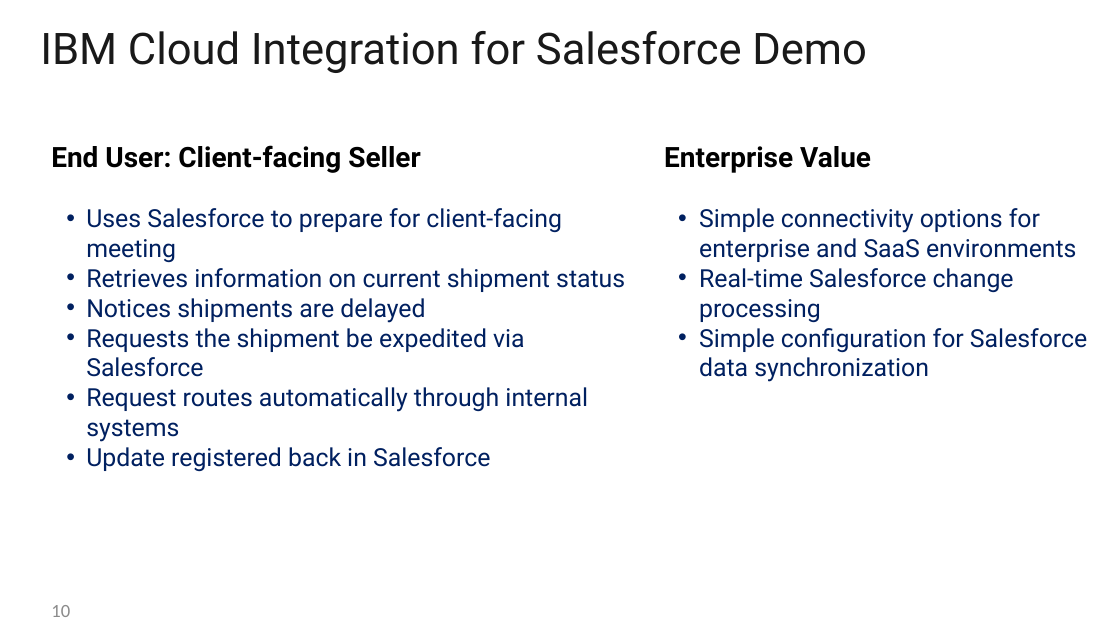
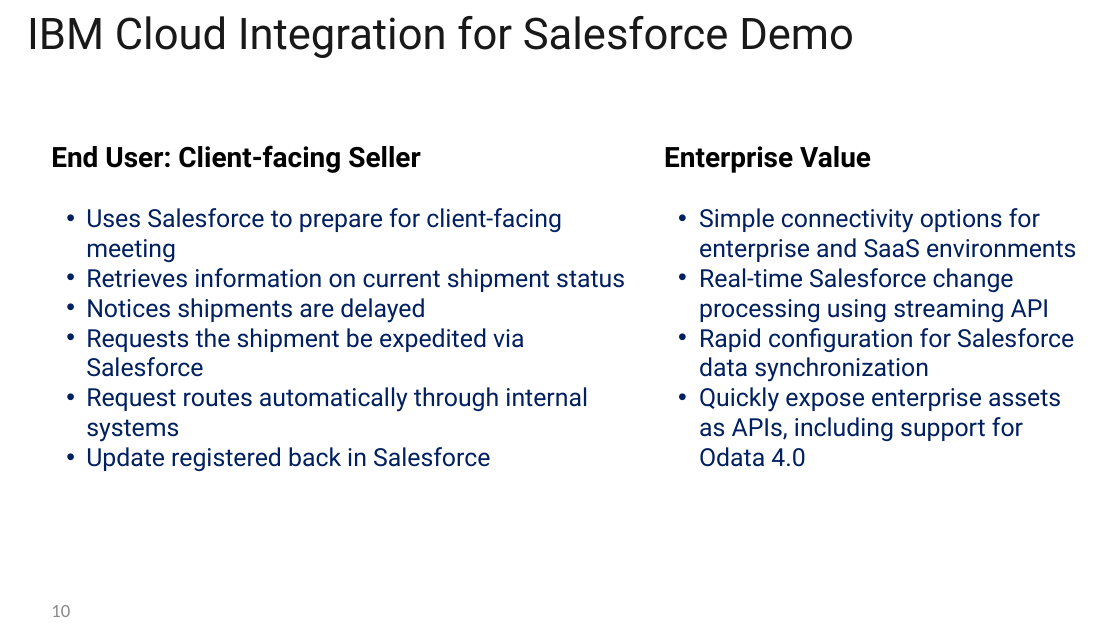
Before and after one commit to sebastiansutter/techguides, a slide deck: slide 7 of IBM CI for SF Demo.pptx. Drawn at 1120x630 pixels with LibreOffice and Linux fonts; fonts in the diff are those of the drawing; background and template pictures are left out. Boxes give left, top, right and bottom in pixels: in the first picture for what was removed or moved away, otherwise in the second. Text is boxed around its words. In the diff, an @@ line names an element or a change of style, - is before the commit and + after.

Commit message:
Updated Flow diagram for Demo

```diff
--- a/IBM CI for SF Demo.pptx
+++ b/IBM CI for SF Demo.pptx
@@ title "IBM Cloud Integration for Salesforce ...": place and size @@
-title "IBM Cloud Integration for Salesforce ..." at [40, 31, 867, 73]
+title "IBM Cloud Integration for Salesforce ..." at [27, 16, 854, 58]
@@ text at [699, 268, 1074, 467]: text changed @@
-• Real-time Salesforce change processing
-• Simple configuration for Salesforce data synchronization
+• Real-time Salesforce change processing using streaming API
+• Rapid configuration for Salesforce data synchronization
+• Quickly expose enterprise assets as APIs, including support for Odata 4.0
```
Also in this commit, not shown: 5 other slides changed.
